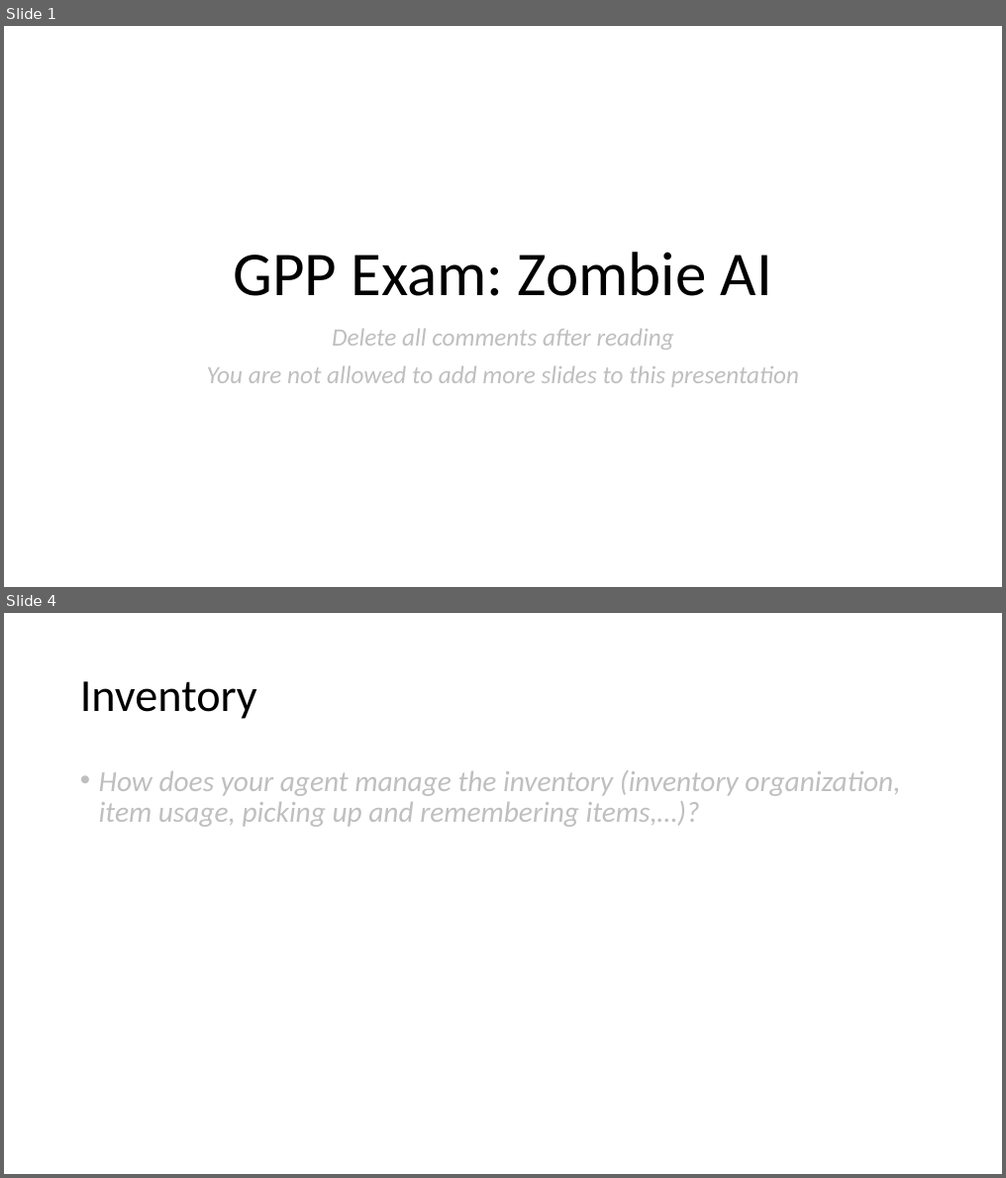
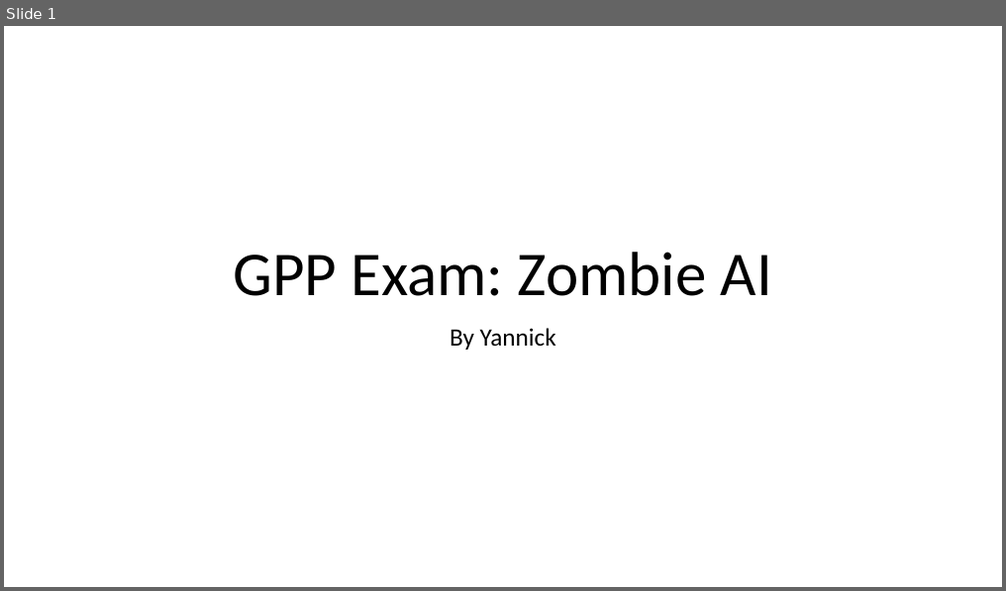
Before and after one commit to DAE-GD-2025-2026/gameai-zombie-Yannick-Ruijter, a slide deck: GPP_ZombieAI_RuijterYannick_2DAE09.pptx. Shown one above the other, each under a label of ours: slides 1 and 4 before the commit, slide 1 after it; the slides between them are not shown. The pictures are 1006x1178 and 1006x591 pixels, drawn with LibreOffice and Linux fonts; fonts in the diff are those of the drawing. Boxes give left, top, right and bottom in pixels: in the first picture for what was removed or moved away, otherwise in the second. Text is boxed around its words. In the diff, an @@ line names an element or a change of style, - is before the commit and + after.

```diff
--- a/GPP_ZombieAI_RuijterYannick_2DAE09.pptx
+++ b/GPP_ZombieAI_RuijterYannick_2DAE09.pptx
@@ slide 4 removed at [4, 613, 1002, 1174], background #FFFFFF @@
@@ title removed at [80, 681, 257, 719] @@
-Inventory
@@ text removed at [99, 770, 900, 827] @@
-• How does your agent manage the inventory (inventory organization, item usage, picking up and remembering items,…)?
@@ slide 1 changed as well @@
@@ subtitle at [450, 328, 556, 350]: text changed; text colour #BFBFBF to #000000; italic off @@
-Delete all comments after reading
-You are not allowed to add more slides to this presentation
+By Yannick
```
Also in this commit, not shown: 3 other slides changed, 3 slides added, 2 other slides removed, 1 other file.
